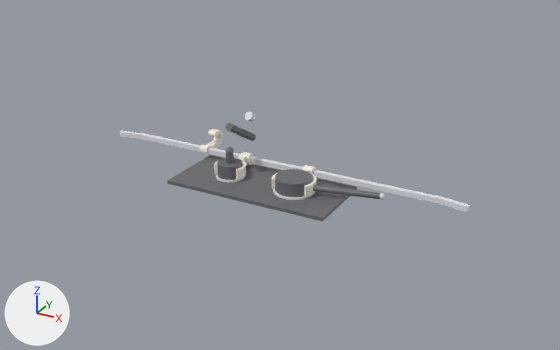
One commit to the glTF model docs/models/bathroom_bar_a.glb: the scene before it, then after it.
The view is the same before and after, from a 50 mm lens placed at (412.0, -704.0, 368.0), pointed at (18.0, 12.0, 10.0). Every picture has the same lights, and +X, +Y and +Z are marked at lower left. The picture after the commit comes second. Where no turn or scale is listed for an object, it has been applied to the vertices.

Objects in the first picture: 'clamp_caño', 'clamp_manilla', 'faucet_chrome_ring', 'faucet_cylinder', 'handle_chrome_ring', 'handle_cylinder', 'handle_lever', 'hook_body', 'rod_aluminum', 'spout_chrome_tip', 'spout_elbow', 'spout_seg2', 'wall_plate' and 2 more.
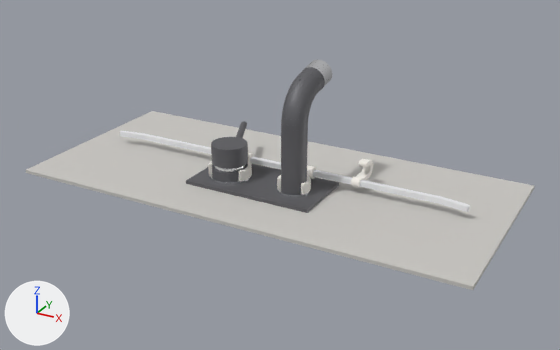
The newer file is also rescaled (x0.001), turned or shifted as a whole; pictures and numbers use the older file's frame.

Changed parts and their boxes [x1, y1, x2, y2] in the pictures (560 x 350 px):
'pared', added: after [26, 111, 534, 290]
'wall_plate', deleted: before [167, 155, 357, 221]
'cano', added: after [281, 67, 324, 194]
'placa', added: after [186, 164, 339, 213]
'manilla_mando', added: after [211, 137, 248, 169]
'handle_cylinder', deleted: before [275, 169, 313, 197]
'hook_body', reshaped: before [206, 129, 223, 149]; after [356, 159, 373, 180]
'handle_lever', deleted: before [313, 185, 380, 199]
'faucet_cylinder', deleted: before [217, 158, 242, 180]
'cano_aireador', added: after [303, 60, 332, 87]
'manilla_casquillo_fijo', added: after [212, 164, 248, 181]
'spout_seg2', deleted: before [225, 123, 256, 141]
'manilla_embellecedor', added: after [209, 174, 251, 185]
'cano_embellecedor', added: after [277, 188, 310, 198]
'handle_chrome_ring', deleted: before [273, 189, 313, 200]
'manilla_rotula', added (mostly hidden): after [214, 165, 246, 173]
'manilla_palanca', added: after [236, 121, 247, 138]
'spout_chrome_tip', deleted: before [245, 112, 256, 122]
'faucet_chrome_ring', deleted: before [216, 174, 244, 182]
'spout_elbow', deleted: before [225, 147, 234, 154]
part 1 of me_clamp_caño, added: after [277, 165, 317, 195]
part 2 of me_clamp_caño, deleted: before [214, 152, 254, 180]
part 3 of me_clamp_manilla, deleted: before [271, 165, 317, 197]
part 4 of me_clamp_manilla, added: after [208, 153, 254, 182]
part 5 of me_hook_body, deleted: before [206, 129, 223, 149]
part 6 of me_hook_body, added: after [356, 159, 373, 180]

What changed in the scene script:
```text
Change me_clamp_caño:
    remove me_clamp_caño.from_pydata(...)  # 538 vertices, 1076 faces; spans x -60.9..-23.6, y -9.4..45.2, z 1.8..16.2
    remove me_clamp_caño.materials.append(mat_defaultmaterial)
    add me_clamp_caño.from_pydata(...)  # 540 vertices, 1080 faces; spans x 23.6..60.9, y -9.4..45.2, z 1.8..16.2
    me_clamp_caño part 1: 540 vertices added at x 23.6..60.9, y -9.4..45.2, z 1.8..16.2
    me_clamp_caño part 2: 538 vertices removed from x -60.9..-23.6, y -9.4..45.2, z 1.8..16.2
    add me_clamp_caño.materials.append(mat_material_0)  # white #f7f4ed
Change me_clamp_manilla:
    remove me_clamp_manilla.from_pydata(...)  # 542 vertices, 1084 faces; spans x 17.1..67.4, y -12.6..45.2, z 1.8..16.2
    remove me_clamp_manilla.materials.append(mat_defaultmaterial_001)
    add me_clamp_manilla.from_pydata(...)  # 542 vertices, 1084 faces; spans x -67.4..-17.1, y -12.6..45.2, z 1.8..16.2
    me_clamp_manilla part 3: 542 vertices removed from x 17.1..67.4, y -12.6..45.2, z 1.8..16.2
    me_clamp_manilla part 4: 542 vertices added at x -67.4..-17.1, y -12.6..45.2, z 1.8..16.2
    add me_clamp_manilla.materials.append(mat_material_0)  # white #f7f4ed
Change me_hook_body:
    remove me_hook_body.from_pydata(...)  # 186 vertices, 368 faces; spans x -107.2..-97.2, y 40.3..71.9, z 6.2..27.8
    remove me_hook_body.materials.append(mat_defaultmaterial_004)
    add me_hook_body.from_pydata(...)  # 186 vertices, 368 faces; spans x 97.3..107.2, y 40.3..71.9, z 6.2..27.8
    me_hook_body part 5: 186 vertices removed from x -107.2..-97.2, y 40.3..71.9, z 6.2..27.8
    me_hook_body part 6: 186 vertices added at x 97.3..107.2, y 40.3..71.9, z 6.2..27.8
    add me_hook_body.materials.append(mat_material_0)  # white #f7f4ed
Remove ob_wall_plate:
    ob_wall_plate = bpy.data.objects.new('wall_plate', me_wall_plate)
Remove ob_faucet_cylinder:
    ob_faucet_cylinder = bpy.data.objects.new('faucet_cylinder', me_faucet_cylinder)
Remove ob_faucet_chrome_ring:
    ob_faucet_chrome_ring = bpy.data.objects.new('faucet_chrome_ring', me_faucet_chrome_ring)
Remove ob_spout_elbow:
    ob_spout_elbow = bpy.data.objects.new('spout_elbow', me_spout_elbow)
Remove ob_spout_seg2:
    ob_spout_seg2 = bpy.data.objects.new('spout_seg2', me_spout_seg2)
Remove ob_spout_chrome_tip:
    ob_spout_chrome_tip = bpy.data.objects.new('spout_chrome_tip', me_spout_chrome_tip)
Remove ob_handle_cylinder:
    ob_handle_cylinder = bpy.data.objects.new('handle_cylinder', me_handle_cylinder)
Remove ob_handle_chrome_ring:
    ob_handle_chrome_ring = bpy.data.objects.new('handle_chrome_ring', me_handle_chrome_ring)
Remove ob_handle_lever:
    ob_handle_lever = bpy.data.objects.new('handle_lever', me_handle_lever)
Add ob_manilla_palanca:
    ob_manilla_palanca = bpy.data.objects.new('manilla_palanca', me_manilla_palanca)  # 98 vertices, 192 faces; spans x -80.1..-41.0, y 15.4..89.9, z 27.0..35.0; in mat_material_2 (dark grey #66666a)
    ob_manilla_palanca.location = (0.0, 0.0, 0.0)
Add ob_manilla_mando:
    ob_manilla_mando = bpy.data.objects.new('manilla_mando', me_manilla_mando)  # a 48-sided cylinder along z spanning x -63.2..-21.3, y -21.0..21.0, z 19.0..42.0; in mat_material_2 (dark grey #66666a)
    ob_manilla_mando.location = (0.0, 0.0, 0.0)
Add ob_manilla_rotula:
    ob_manilla_rotula = bpy.data.objects.new('manilla_rotula', me_manilla_rotula)  # an icosphere of 1280 faces spanning x -60.8..-23.8, y -18.5..18.5, z -3.5..33.5; in mat_material_3 (white #ebecef)
    ob_manilla_rotula.location = (0.0, 0.0, 0.0)
Add ob_manilla_casquillo_fijo:
    ob_manilla_casquillo_fijo = bpy.data.objects.new('manilla_casquillo_fijo', me_manilla_casquillo_fijo)  # a 48-sided cylinder along z spanning x -63.2..-21.3, y -21.0..21.0, z 3.5..13.0; in mat_material_2 (dark grey #66666a)
    ob_manilla_casquillo_fijo.location = (0.0, 0.0, 0.0)
Add ob_manilla_embellecedor:
    ob_manilla_embellecedor = bpy.data.objects.new('manilla_embellecedor', me_manilla_embellecedor)  # a 48-sided cylinder along z spanning x -66.8..-17.8, y -24.5..24.5, z 0.0..3.5; in mat_material_3 (white #ebecef)
    ob_manilla_embellecedor.location = (0.0, 0.0, 0.0)
Add ob_cano_aireador:
    ob_cano_aireador = bpy.data.objects.new('cano_aireador', me_cano_aireador)  # 98 vertices, 192 faces; spans x 27.4..57.1, y 39.3..64.8, z 104.6..137.7; in mat_material_3 (white #ebecef)
    ob_cano_aireador.location = (0.0, 0.0, 0.0)
Add ob_cano:
    ob_cano = bpy.data.objects.new('cano', me_cano)  # 3415 vertices, 6800 faces; spans x 27.8..56.8, y -14.5..48.9, z 0.0..133.4; in mat_material_2 (dark grey #66666a)
    ob_cano.location = (0.0, 0.0, 0.0)
Add ob_cano_embellecedor:
    ob_cano_embellecedor = bpy.data.objects.new('cano_embellecedor', me_cano_embellecedor)  # a 48-sided cylinder along z spanning x 23.8..60.8, y -18.5..18.5, z 0.0..3.5; in mat_material_3 (white #ebecef)
    ob_cano_embellecedor.location = (0.0, 0.0, 0.0)
Add ob_placa:
    ob_placa = bpy.data.objects.new('placa', me_placa)  # a box spanning x -81.0..77.0, y -35.0..46.0, z -4.0..0.0; in mat_material_2 (dark grey #66666a)
    ob_placa.location = (0.0, 0.0, 0.0)
Add ob_pared:
    ob_pared = bpy.data.objects.new('pared', me_pared)  # a box spanning x -275.0..275.0, y -95.0..155.0, z -8.0..-4.0; in mat_material_1 (light grey #cac7c3)
    ob_pared.location = (0.0, 0.0, 0.0)
```
